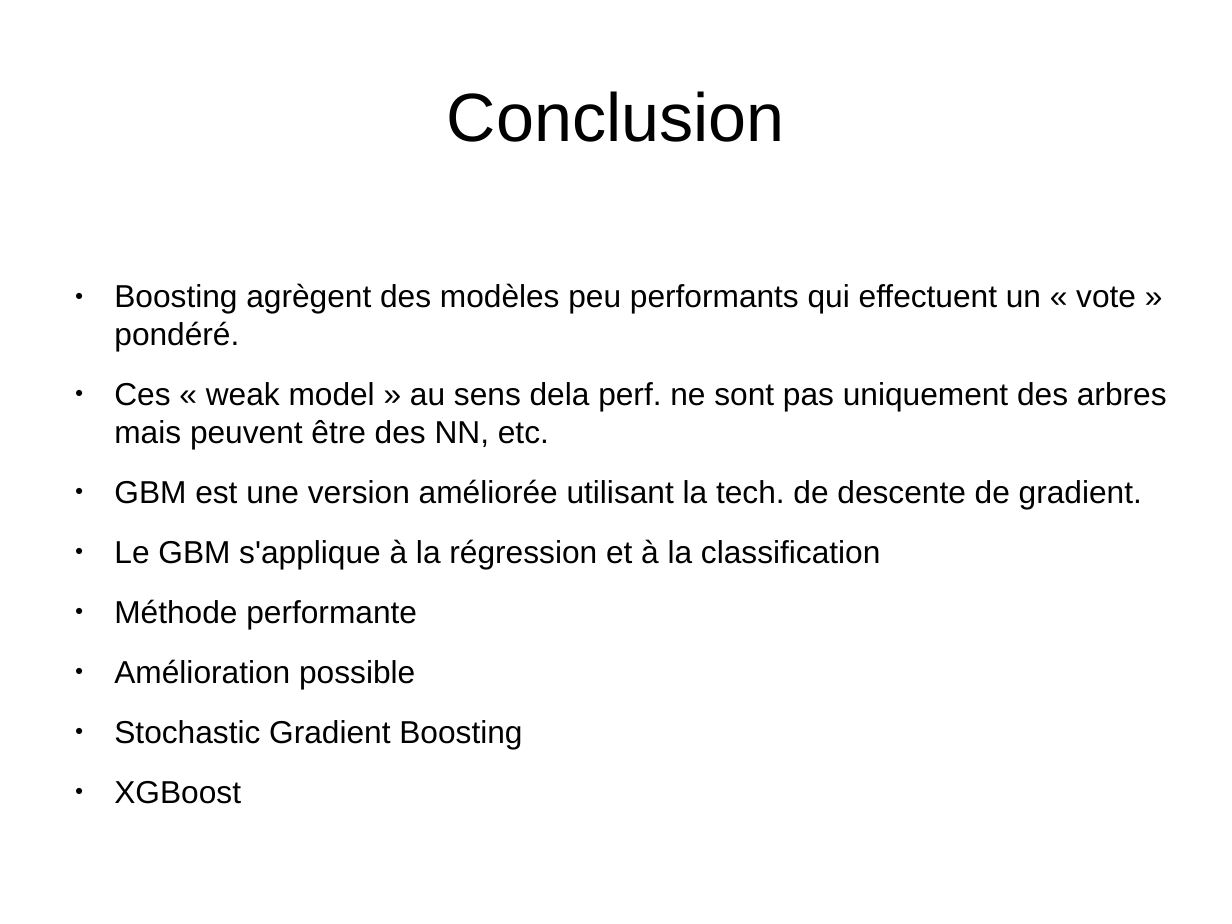
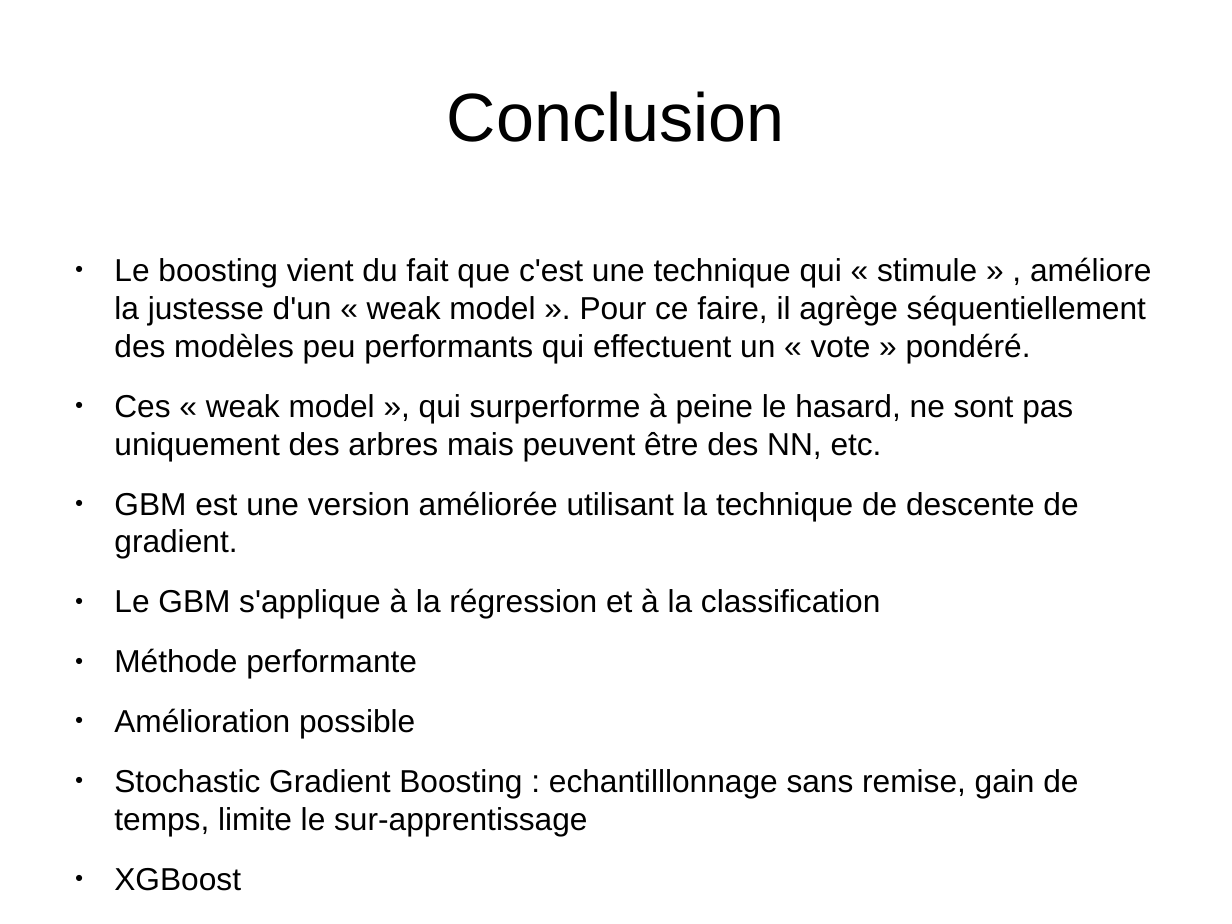
Before and after one commit to kad15/GBM, a slide deck: slide 19 of GBM_kad.odp (slide 20 before the commit). Drawn at 1232x924 pixels with LibreOffice and Linux fonts; fonts in the diff are those of the drawing; background and template pictures are left out. Boxes give left, top, right and bottom in pixels: in the first picture for what was removed or moved away, otherwise in the second. Text is boxed around its words. In the diff, an @@ line names an element or a change of style, - is before the commit and + after.

```diff
--- a/GBM_kad.odp
+++ b/GBM_kad.odp
@@ text "Le boosting vient du fait ...": place and size @@
-text "Le boosting vient du fait ..." at box(114, 283, 1167, 749)
+text "Le boosting vient du fait ..." at box(114, 257, 1151, 891)
@@ text at box(114, 257, 1151, 558): text changed @@
-● Boosting agrègent des modèles peu performants qui effectuent un « vote » pondéré.
-● Ces « weak model » au sens dela perf. ne sont pas uniquement des arbres mais peuvent être des NN, etc.
-● GBM est une version améliorée utilisant la tech. de descente de gradient.
+● Le boosting vient du fait que c'est une technique qui « stimule » , améliore la justesse d'un « weak model ». Pour ce faire, il agrège séquentiellement des modèles peu performants qui effectuent un « vote » pondéré.
+● Ces « weak model », qui surperforme à peine le hasard, ne sont pas uniquement des arbres mais peuvent être des NN, etc.
+● GBM est une version améliorée utilisant la technique de descente de gradient.
@@ text at box(114, 769, 1078, 836): text changed @@
-● Stochastic Gradient Boosting
+● Stochastic Gradient Boosting : echantilllonnage sans remise, gain de temps, limite le sur-apprentissage
```
Also in this commit, not shown: 3 other slides changed, 1 slide removed.
